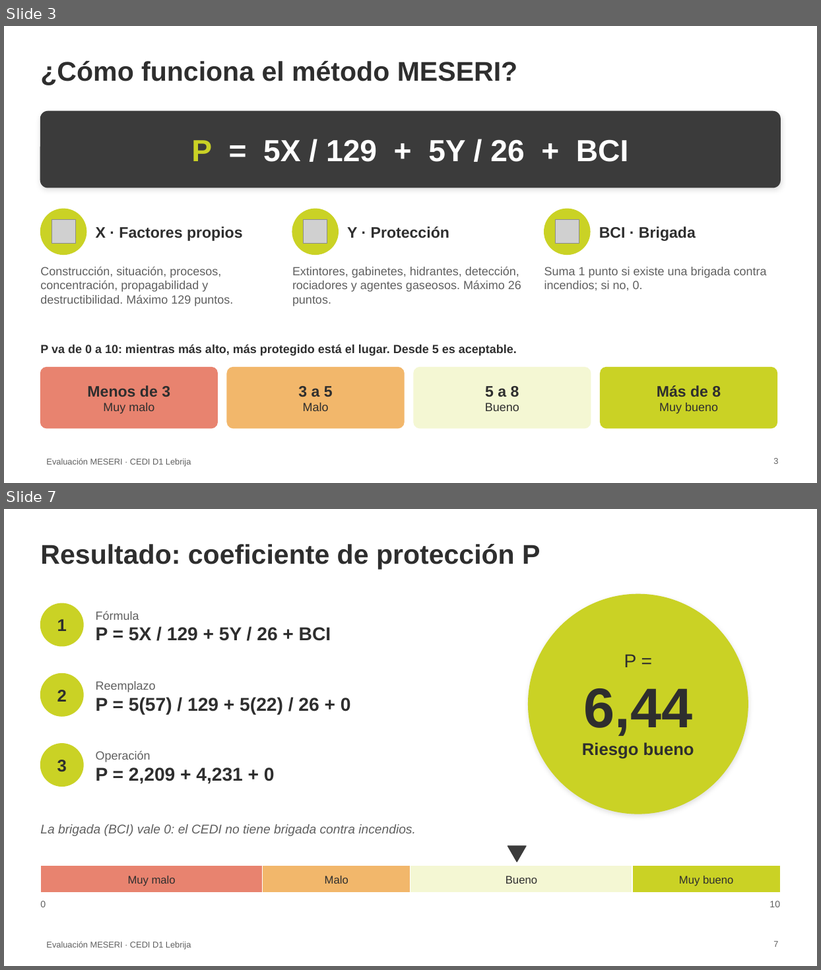
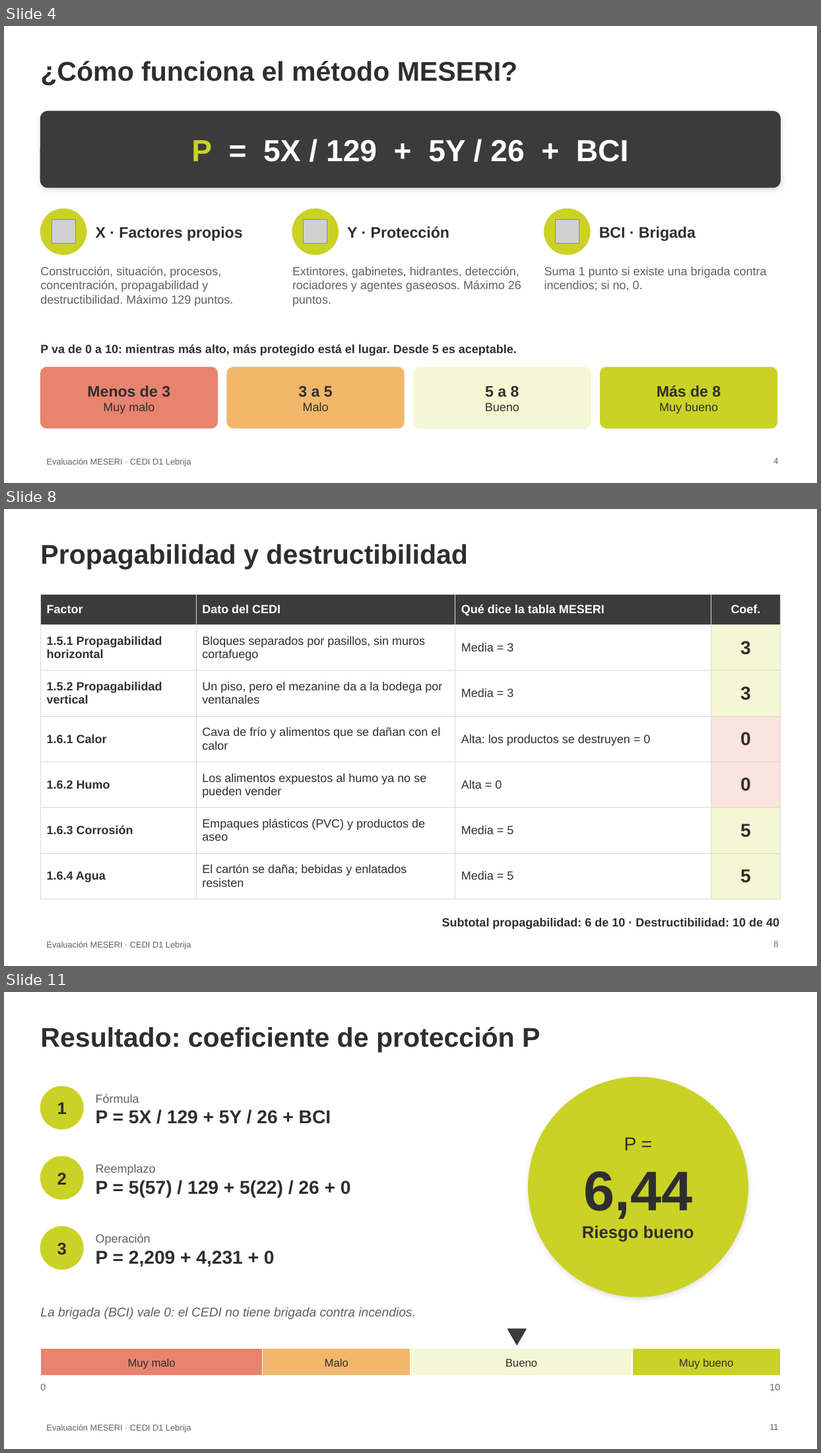
Before and after one commit to bgrados31/cedi-d1-lebrija, a slide deck: Angely_Osorio_SO_C2_E133_Exposicion.pptx. Shown one above the other, each under a label of ours: slides 3 and 7 before the commit, slides 4, 8 and 11 after it; the slides between them are not shown. The pictures are 821x970 and 821x1453 pixels, drawn with LibreOffice and Linux fonts; fonts in the diff are those of the drawing; grey boxes stand for pictures; background and template pictures are left out. Boxes give left, top, right and bottom in pixels: in the first picture for what was removed or moved away, otherwise in the second. Text is boxed around its words. In the diff, an @@ line names an element or a change of style, - is before the commit and + after.

```diff
--- a/Angely_Osorio_SO_C2_E133_Exposicion.pptx
+++ b/Angely_Osorio_SO_C2_E133_Exposicion.pptx
@@ slide 8 added at (4, 509, 817, 966), background #FFFFFF; not listed: 1 template element that a slide beside it also shows @@
@@ title added at (40, 544, 468, 569), 32 pt, text #2E2E2E, bold @@
+Propagabilidad y destructibilidad
@@ table added at (40, 594, 781, 890), 7 rows, 4 columns @@
+Factor | Dato del CEDI | Qué dice la tabla MESERI | Coef.
+1.5.1 Propagabilidad horizontal | Bloques separados por pasillos, sin muros cortafuego | Media = 3 | 3
+1.5.2 Propagabilidad vertical | Un piso, pero el mezanine da a la bodega por ventanales | Media = 3 | 3
+1.6.1 Calor | Cava de frío y alimentos que se dañan con el calor | Alta: los productos se destruyen = 0 | 0
+1.6.2 Humo | Los alimentos expuestos al humo ya no se pueden vender | Alta = 0 | 0
+1.6.3 Corrosión | Empaques plásticos (PVC) y productos de aseo | Media = 5 | 5
+1.6.4 Agua | El cartón se daña; bebidas y enlatados resisten | Media = 5 | 5
@@ text added at (442, 918, 780, 929), 14 pt, text #2E2E2E, bold @@
+Subtotal propagabilidad: 6 de 10 · Destructibilidad: 10 de 40
@@ page number added at (774, 941, 778, 947), 10 pt, text #5F5F5F @@
+8
@@ what was slide 3 is now slide 4 @@
@@ page number at (774, 458, 778, 464): text changed @@
-3
+4
@@ what was slide 7 is now slide 11 @@
@@ page number at (770, 1424, 778, 1430): text changed @@
-7
+11
```
Also in this commit, not shown: 2 slides changed, 8 other slides added, 2 slides removed, 1 other file.
